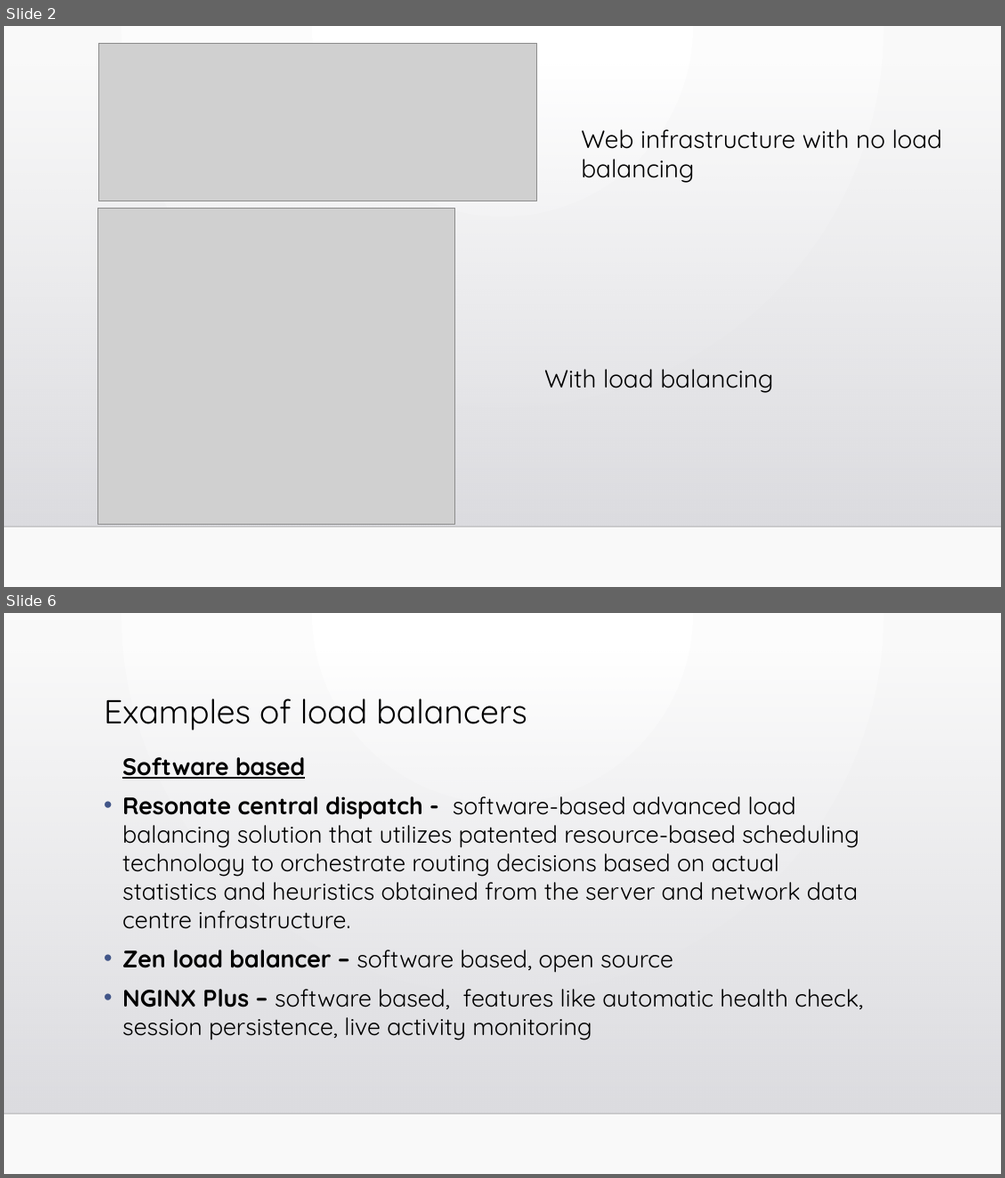
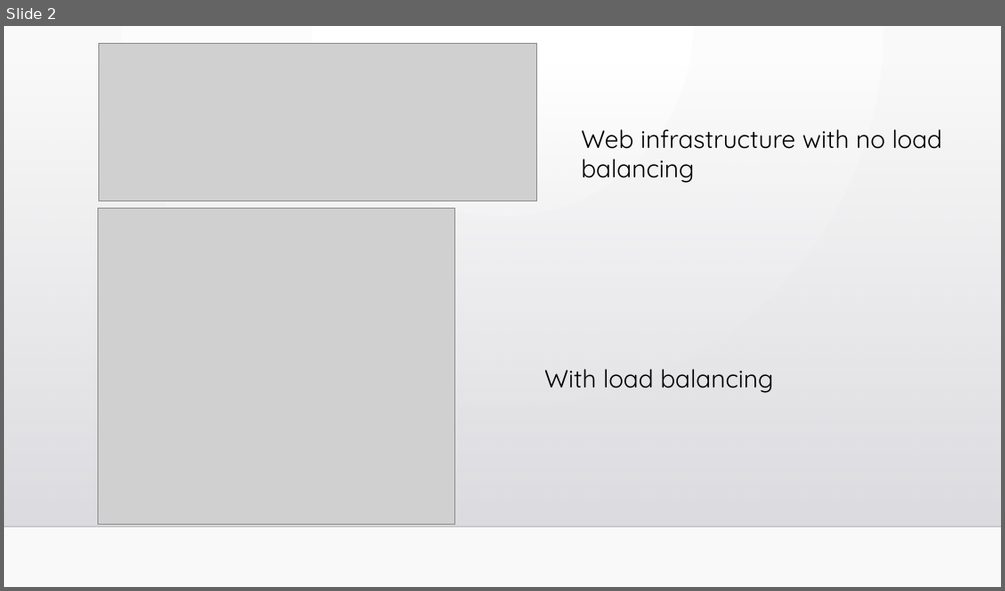
Before and after one commit to Shishir-Kul-012426401/DistributedSystems, a slide deck: Homework 9 - Distributed Applications/load_balancer.pptx. Shown one above the other, each under a label of ours: slides 2 and 6 before the commit, slide 2 after it; the slides between them are not shown. The pictures are 1005x1178 and 1005x591 pixels, drawn with LibreOffice and Linux fonts; fonts in the diff are those of the drawing; grey boxes stand for pictures; background and template pictures are left out. Boxes give left, top, right and bottom in pixels: in the first picture for what was removed or moved away, otherwise in the second. Text is boxed around its words. In the diff, an @@ line names an element or a change of style, - is before the commit and + after.

```diff
--- a/Homework 9 - Distributed Applications/load_balancer.pptx
+++ b/Homework 9 - Distributed Applications/load_balancer.pptx
@@ slide 6 removed at <box>4,613,1001,1174</box>, background gradient #FFFFFF to #FAFAFA; not listed: 2 template elements that a slide beside it also shows @@
@@ title removed at <box>104,698,526,730</box> @@
-Examples of load balancers
@@ text removed at <box>122,757,863,1040</box> @@
-Software based
-• Resonate central dispatch - software-based advanced load balancing solution that utilizes patented resource-based scheduling technology to orchestrate routing decisions based on actual statistics and heuristics obtained from the server and network data centre infrastructure.
-• Zen load balancer – software based, open source
-• NGINX Plus – software based, features like automatic health check, session persistence, live activity monitoring
```
Also in this commit, not shown: 5 slides changed, 8 slides added.
